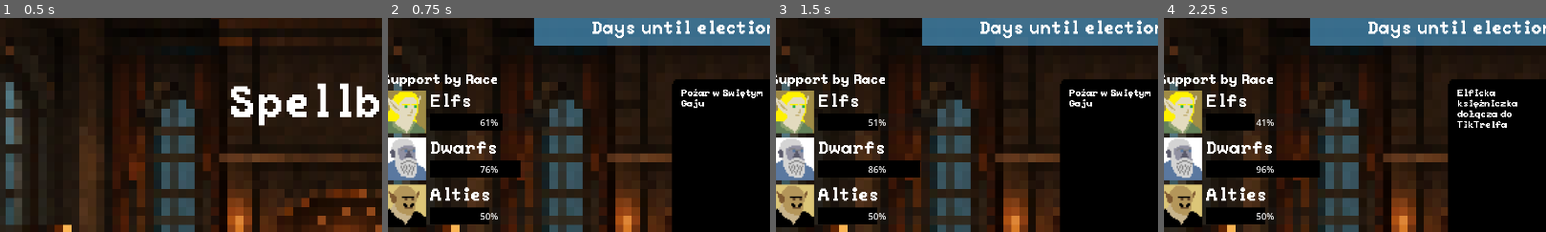
Above: before the commit, frames 1-4 (left to right).
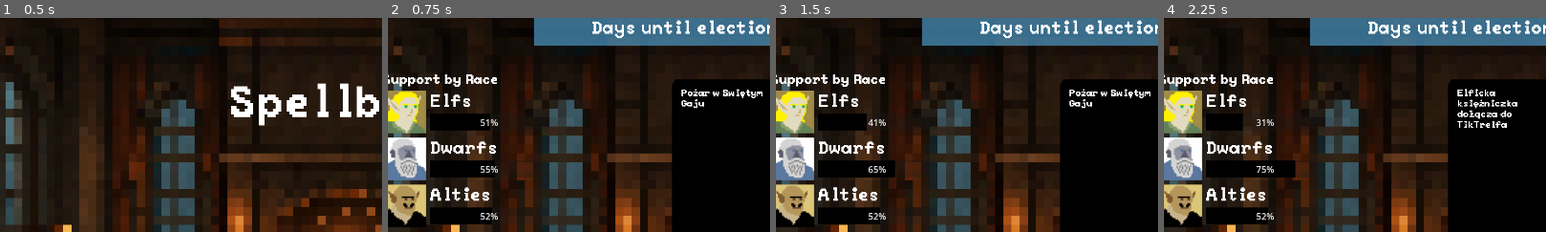
Above: after the commit, the same moments.

Repository: WhatYouFormaggiKindOfPizza/game
Game: Godot game, scene res://scenes/game.tscn
The game is run twice, just before and just after one commit, with the same random seed, the same clock (stepped at 60 frames per second) and the same inputs.
Inputs (mouse positions are % of the whole screen's width and height, from its top left):
- Up to frame 1 (0.5 s): no input
- Up to frame 2 (0.75 s): click "Sign in" at 0.5 s
- Up to frame 3 (1.5 s): click (23, 80) at 1.27 s
- Up to frame 4 (2.25 s): click (23, 80) at 2.02 s
The pictures show only the part of the screen within x 5-55%, y 2-52%; the shares and areas given below are measured in that part.

Frame 1 is identical in both runs. In frame 2, 0.7% of the frame differs, in the area x 24-35%, y 44-97%; in frame 3, 0.9%; in frame 4, 0.9%, in the area x 20-41%, y 44-97%.

Commit message:
Small improvments

Diff:
--- a/scripts/entity_group.gd
+++ b/scripts/entity_group.gd
@@ -20,7 +20,7 @@
 	for k in kings:
 		var relationship = {
 			"king": k,
-			"relationship": randi_range(0, 100)
+			"relationship": randi_range(45, 55)
 		}
 
 		relationships.append(relationship)
--- a/scripts/vote_simulator.gd
+++ b/scripts/vote_simulator.gd
@@ -3,7 +3,7 @@
 
 var groups: Array[EntityGroup]
 var voters: Array[String] = [] # Jacy są głosujący
-var num_voters: int = 10 # Ile jest głosujących łącznie
+var num_voters: int = 10000 # Ile jest głosujących łącznie
 var num_entity: Array[int] = [] # Ile jest głosujących w każdej grupie
 var percent_relationship: Array[float] = [] # Jakie jest poparcie w każdej grupie
 var support_history = [] # Tab zawierająca łączną liczbę wyborców [King][w turze]
@@ -44,9 +44,9 @@
 	for entity in num_entity.size():
 		var group_voters = num_entity[entity]
 		var group_percent = percent_relationship[entity] / 100.0  # zamieniamy % na ułamek
-		total_voters += int(round(group_voters * group_percent))
+		total_voters += group_voters * group_percent
 
-	return total_voters
+	return int(round(total_voters))
 
 #zapisuje w tablicy support_history[[]] ile realnie wyborców miał [krol][w turze]
 func update_support_history(kings: Array[King]) -> void:
